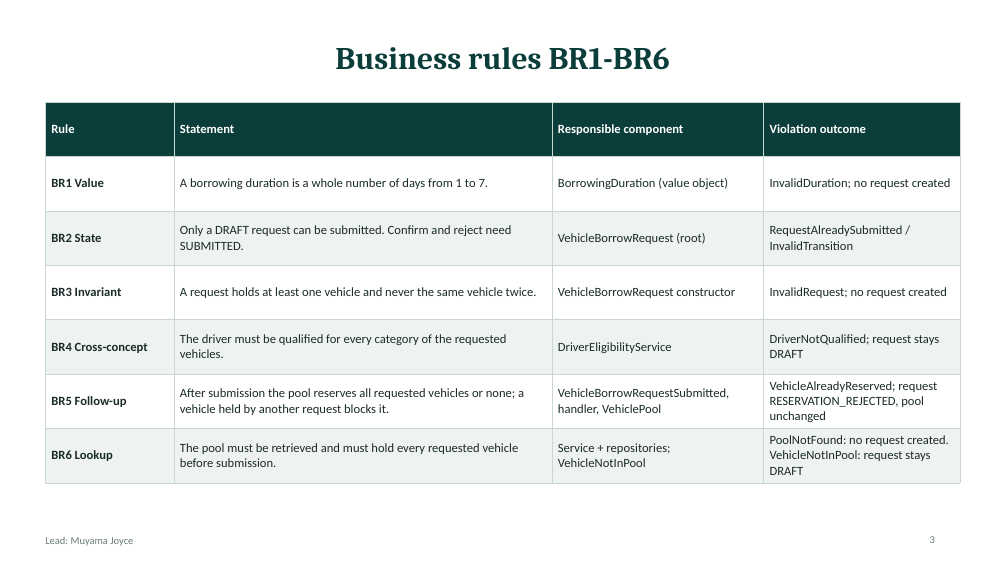
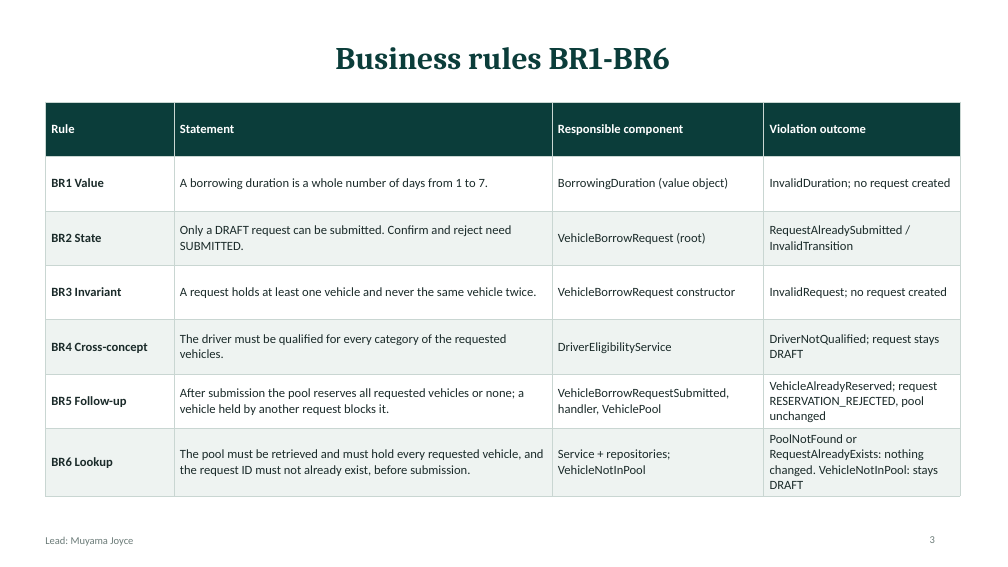
Before and after one commit to kirabo-brian/open-pool-vehicle-borrowing, a slide deck: slide 3 of Open_Pool_Vehicle_Borrowing_Slides.pptx. Drawn at 1008x567 pixels with LibreOffice and Linux fonts; fonts in the diff are those of the drawing. Boxes give left, top, right and bottom in pixels: in the first picture for what was removed or moved away, otherwise in the second. Text is boxed around its words. In the diff, an @@ line names an element or a change of style, - is before the commit and + after.

Commit message:
Show RequestAlreadyExists on the BR6 slides
Slides 3, 11 and 15 now match the code: BR6 also refuses a request ID
that already exists, and T6 checks it.

```diff
--- a/Open_Pool_Vehicle_Borrowing_Slides.pptx
+++ b/Open_Pool_Vehicle_Borrowing_Slides.pptx
@@ table at (45, 102, 960, 493) @@
-row 7, column 2: The pool must be retrieved and must hold every requested vehicle before submission.
+row 7, column 2: The pool must be retrieved and must hold every requested vehicle, and the request ID must not already exist, before submission.
-row 7, column 4: PoolNotFound: no request created. VehicleNotInPool: request stays DRAFT
+row 7, column 4: PoolNotFound or RequestAlreadyExists: nothing changed. VehicleNotInPool: stays DRAFT
```
Also in this commit, not shown: 2 other slides changed.
